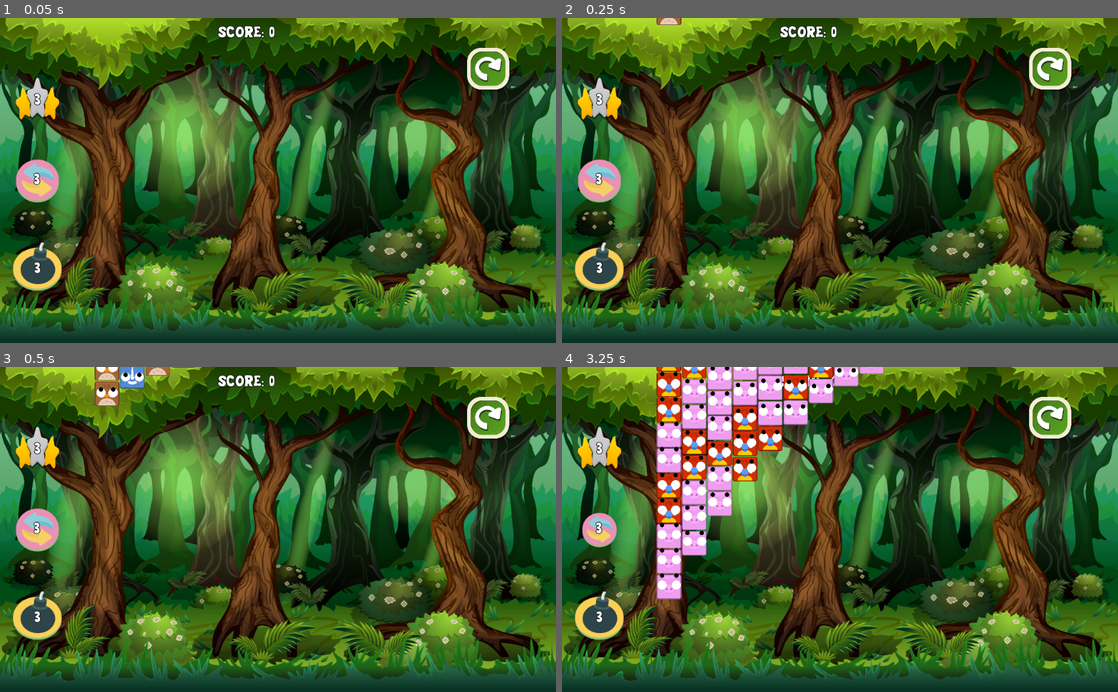
Above: before the commit, frames 1-4 (two rows, left to right).
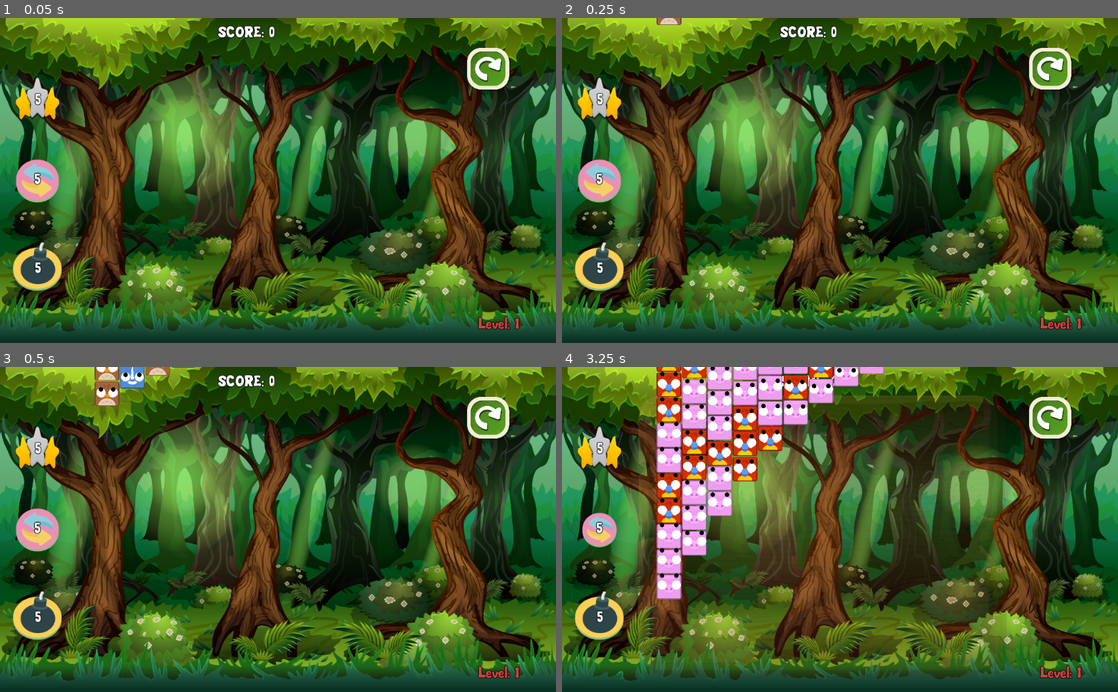
Above: after the commit, the same moments.

Repository: borkoDimitrov/AnimalBlocks
Game: Godot game, scene res://LevelManager.tscn
The game is run twice, just before and just after one commit, with the same random seed, the same clock (stepped at 60 frames per second) and the same inputs.
Inputs (mouse positions are in pixels of both pictures, inside the frame that each line leads up to):
- Up to frame 1 (0.05 s): no input
- Up to frame 2 (0.25 s): no input
- Up to frame 3 (0.5 s): no input
- Up to frame 4 (3.25 s): click (1051, 419) at 0.5 s; click (1051, 419) at 1.25 s; click (1051, 419) at 2 s; click (600, 529) at 2.77 s

The runs differ from the first frame. In frame 1, 0.3% of the frame differs, in the area x 6-94%, y 23-96%; in frame 2, 0.3%; in frame 3, 0.3%; in frame 4, 12%, in the area x 6-94%, y 8-96%.

Commit message:
Add logic for level choosing

Diff:
--- a/Globals.gd
+++ b/Globals.gd
@@ -5,6 +5,7 @@
 var first_block : RigidBody2D
 
 signal HANDLE_LEVEL_WON
+signal RELOAD_CURRENT_LEVEL
 signal HANDLE_TILE_CLICKED(tile)
 
 func create_2d_vector(vec : Vector2):
--- a/Level/ClassicLevel.tscn
+++ b/Level/ClassicLevel.tscn
@@ -13,6 +13,7 @@
 
 [node name="SwapTiles" parent="CanvasLayer/Skills" index="0"]
 position = Vector2( 70, 300 )
+skill_uses_left = 1
 
 [node name="SmallBomb" parent="CanvasLayer/Skills" index="1"]
 position = Vector2( 70, 460 )
--- a/Level/Level.gd
+++ b/Level/Level.gd
@@ -7,6 +7,7 @@
 export var number_of_animals : int = 4
 export var match_count : int = 3
 export var weight : float = 0.5
+export var show_number_of_tiles = true
 
 var all_tiles = []
 var possible_tiles = []
@@ -18,7 +19,7 @@
 	for skill in $"%Skills".get_children():
 		skill.connect("HANDLE_SKILL_ACTIVATION", self, "HandleSkillActivation")
 	$CanvasLayer/LevelRestart.connect("pressed", self, "OnLevelRestartPressed")
-
+	$"%CurrentLevel".text = "Level: " + str(get_parent().completedLevelsCount + 1)
 
 func initialize(_number_of_animals, _weight):
 	number_of_animals = _number_of_animals
@@ -26,6 +27,11 @@
 
 	randomize()
 	refresh_level()
+
+func SetSkillsCount(matchCount, swapCount, bombCount):
+	$"%MatchTwoTiles".SetSkillCount(matchCount)
+	$"%SwapTiles".SetSkillCount(swapCount)
+	$"%SmallBomb".SetSkillCount(bombCount)
 
 func refresh_level():
 	make_tile_types()
@@ -60,6 +66,9 @@
 		possible_tiles.append(all_tiles[i])
 
 func create_grid():
+	var tween := create_tween()
+	tween.tween_property($CanvasLayer/TilesBackground, "modulate:a", 0.9, 1.0).from(0.0).set_delay(1.0)
+
 	var offset = tile_size / 2
 	$Camera2D.position = Vector2((level_size.x * tile_size + offset) / 2,
 		 (level_size.y * tile_size + offset) / 2)
@@ -85,9 +94,6 @@
 		detector.position = Vector2((tile_size * x), tile_size * level_size.y)
 		detector.cast_to = Vector2(0, (tile_size * -level_size.y))
 		$Detectors.add_child(detector)
-
-	var tween := create_tween()
-	tween.tween_property($CanvasLayer/TilesBackground, "modulate:a", 0.9, 1.5).from(0.0)
 
 	get_tree().call_group("tiles", "EnableBlockButton")
 
@@ -177,8 +183,7 @@
 	$AnimatedSprite.play()
 
 func OnLevelRestartPressed():
-	get_tree().reload_current_scene()
-
+	Globals.emit_signal("RELOAD_CURRENT_LEVEL")
 
 func _on_AnimatedSprite_animation_finished():
 	Globals.emit_signal("HANDLE_LEVEL_WON")
--- a/Level/Level.tscn
+++ b/Level/Level.tscn
@@ -50,6 +50,7 @@
 [ext_resource path="res://Assets/Sprites/UI/StageCleared/StageCleared_04.png" type="Texture" id=48]
 [ext_resource path="res://Assets/Sprites/UI/StageCleared/StageCleared_02.png" type="Texture" id=49]
 [ext_resource path="res://Assets/Sprites/UI/StageCleared/StageCleared_05.png" type="Texture" id=50]
+[ext_resource path="res://normal_font.tres" type="DynamicFont" id=51]
 
 [sub_resource type="Theme" id=2]
 
@@ -127,6 +128,16 @@
 texture_normal = ExtResource( 6 )
 expand = true
 
+[node name="CurrentLevel" type="Label" parent="CanvasLayer"]
+unique_name_in_owner = true
+modulate = Color( 0.796078, 0.258824, 0.258824, 1 )
+margin_left = 881.0
+margin_top = 547.0
+margin_right = 1037.0
+margin_bottom = 585.0
+custom_fonts/font = ExtResource( 51 )
+text = "LEVEL: "
+
 [node name="Floor" type="StaticBody2D" parent="."]
 position = Vector2( 0, 1600 )
 collision_layer = 2
--- a/Level/LevelTileCount.gd
+++ b/Level/LevelTileCount.gd
@@ -53,6 +53,8 @@
 
 func ReduceTileCount(count):
 	tiles_left_count = max(0, tiles_left_count - count)
+	if tiles_left_count == 0:
+		$"%TargetTileCount".modulate = Color.green
 	$"%TargetTileCount".text = "TILES LEFT: " + str(tiles_left_count)
 
 func ReduceRefilmentCount():
--- a/Level/LevelTileDestroyer.gd
+++ b/Level/LevelTileDestroyer.gd
@@ -22,10 +22,12 @@
 	.OnMatch(tile, count)
 
 	if count >= TARGET_TILE_MATCH:
-		current_tile_match -= 1
+		current_tile_match = max(0, current_tile_match - 1)
+		if current_tile_match == 0:
+			$"%MatchLeft".modulate = Color.green
+		$"%MatchLeft".text = str(current_tile_match)
 		current_score += pow(count, 2)
 		$"%Label".text = "SCORE: " + str(current_score)
-		$"%MatchLeft".text = str(current_tile_match)
 
 		if current_tile_match == 0:
 			.LevelWon()
--- a/LevelManager.gd
+++ b/LevelManager.gd
@@ -1,6 +1,9 @@
 extends Node
 
 var completedLevelsCount = 0
+var bomb_count : int
+var swap_count : int
+var match_count : int
 
 onready var levels = [
 	preload("res://Level/ClassicLevel.tscn"),
@@ -9,34 +12,63 @@
 
 func _ready():
 	Globals.connect("HANDLE_LEVEL_WON", self, "HandleLevelWon")
-	StartNextLevel()
+	Globals.connect("RELOAD_CURRENT_LEVEL", self, "ReloadCurrentLevel")
+	StartLevel()
 
 func HandleLevelWon():
 	completedLevelsCount += 1
-	StartNextLevel()
+	StartLevel()
 
-func StartNextLevel():
+func HandleSkillCount(levelDificulty):
+	if levelDificulty < 6:
+			bomb_count = 3
+			swap_count = 3
+			match_count = 3
+	elif levelDificulty < 12:
+			bomb_count = 3
+			swap_count = 2
+			match_count = 2
+	elif levelDificulty < 18:
+			bomb_count = 2
+			swap_count = 1
+			match_count = 2
+	else:
+			bomb_count = 1
+			swap_count = 1
+			match_count = 1
+
+func StartLevel():
 	var levelDificulty = completedLevelsCount / levels.size()
-	var level = levels[completedLevelsCount % levels.size()]
+	var levelType = completedLevelsCount % levels.size()
+	var level = levels[levelType]
 	var level_path = level.resource_path
 
 	for child in get_children():
 		if child.name != "LevelDificulties":
 			child.queue_free()
 
+	HandleSkillCount(levelDificulty)
+
 	if level_path == "res://Level/ClassicLevel.tscn":
 		var scene = level.instance()
 		add_child(scene)
 		var levelDif = $LevelDificulties.tileClassicLevels[levelDificulty]
 		scene.initializeClassicLevel(levelDif[0], levelDif[1])
+		scene.SetSkillsCount(5, 5, 5)
+
 	elif level_path == "res://Level/LevelTileCount.tscn":
 		var scene = level.instance()
 		add_child(scene)
 		var levelDif = $LevelDificulties.tileCounterLevels[levelDificulty]
 		scene.initializeTileCounter(levelDif[0], levelDif[1], levelDif[2], levelDif[3])
+		scene.SetSkillsCount(match_count, swap_count, bomb_count)
 
 	elif level_path == "res://Level/LevelTileDestroyer.tscn":
 		var scene = level.instance()
 		add_child(scene)
 		var levelDif = $LevelDificulties.tileDestroyerLevels[levelDificulty]
 		scene.initializeTileDestroyer(levelDif[0], levelDif[1], levelDif[2], levelDif[3])
+		scene.SetSkillsCount(match_count, swap_count, bomb_count)
+
+func ReloadCurrentLevel():
+	StartLevel()
--- a/Skills/BaseSkill.gd
+++ b/Skills/BaseSkill.gd
@@ -5,8 +5,9 @@
 export (int) var skill_uses_left = 3
 var is_active = false
 
-func _ready():
-	$RichTextLabel.text = str(skill_uses_left)
+func SetSkillCount(skill_count):
+	skill_uses_left = skill_count
+	$RichTextLabel.text = str(skill_count)
 
 func OnButtonPressed():
 	if IsActive():
--- a/Skills/MatchTwoTiles.tscn
+++ b/Skills/MatchTwoTiles.tscn
@@ -21,7 +21,6 @@
 margin_top = -17.0
 margin_right = 19.0
 margin_bottom = 26.0
-rect_pivot_offset = Vector2( 20, 20 )
 rect_clip_content = false
 mouse_filter = 2
 custom_fonts/normal_font = ExtResource( 4 )
Not shown: 1 places in Level/Level.tscn that only renumber resources
